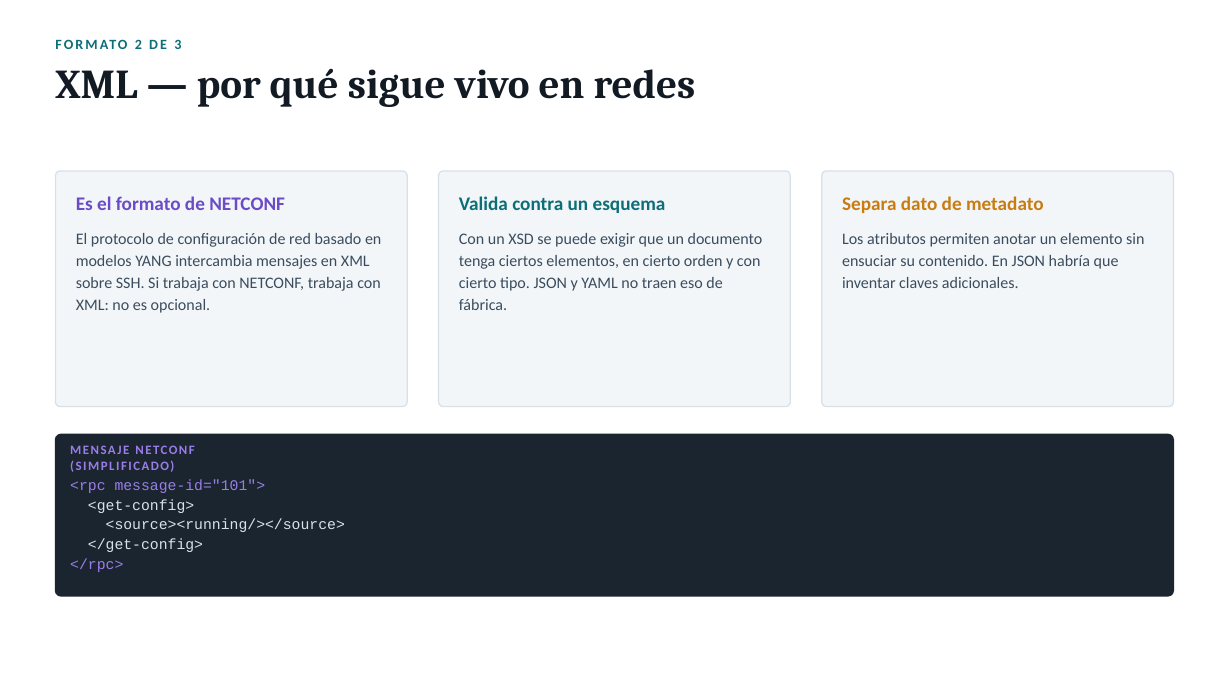
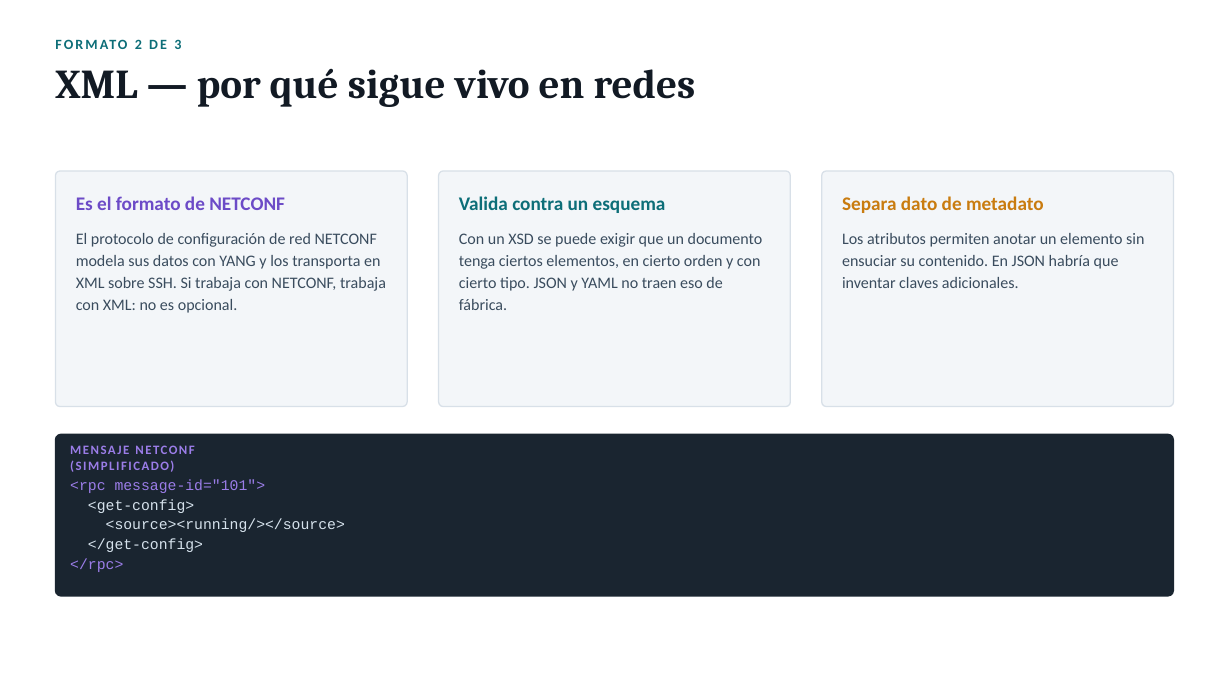
Before and after one commit to CTH-SOLUCIONES/netlab, a slide deck: slide 10 of docs/formatos-datos-automatizacion-redes.pptx. Drawn at 1232x693 pixels with LibreOffice and Linux fonts; fonts in the diff are those of the drawing. Boxes give left, top, right and bottom in pixels: in the first picture for what was removed or moved away, otherwise in the second. Text is boxed around its words. In the diff, an @@ line names an element or a change of style, - is before the commit and + after.

```diff
--- a/docs/formatos-datos-automatizacion-redes.pptx
+++ b/docs/formatos-datos-automatizacion-redes.pptx
@@ text at (x1=76, y1=233, x2=386, y2=313): text changed @@
-El protocolo de configuración de red basado en modelos YANG intercambia mensajes en XML sobre SSH. Si trabaja con NETCONF, trabaja con XML: no es opcional.
+El protocolo de configuración de red NETCONF modela sus datos con YANG y los transporta en XML sobre SSH. Si trabaja con NETCONF, trabaja con XML: no es opcional.
```
Also in this commit, not shown: 8 other slides changed, 2 other files.
